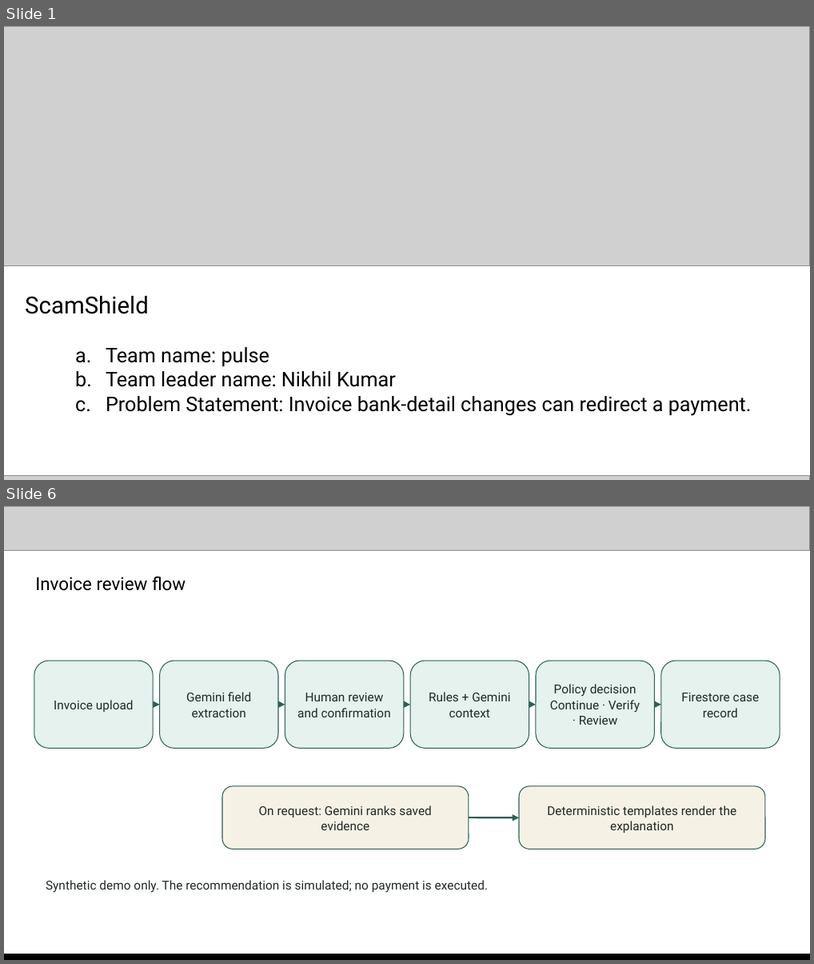
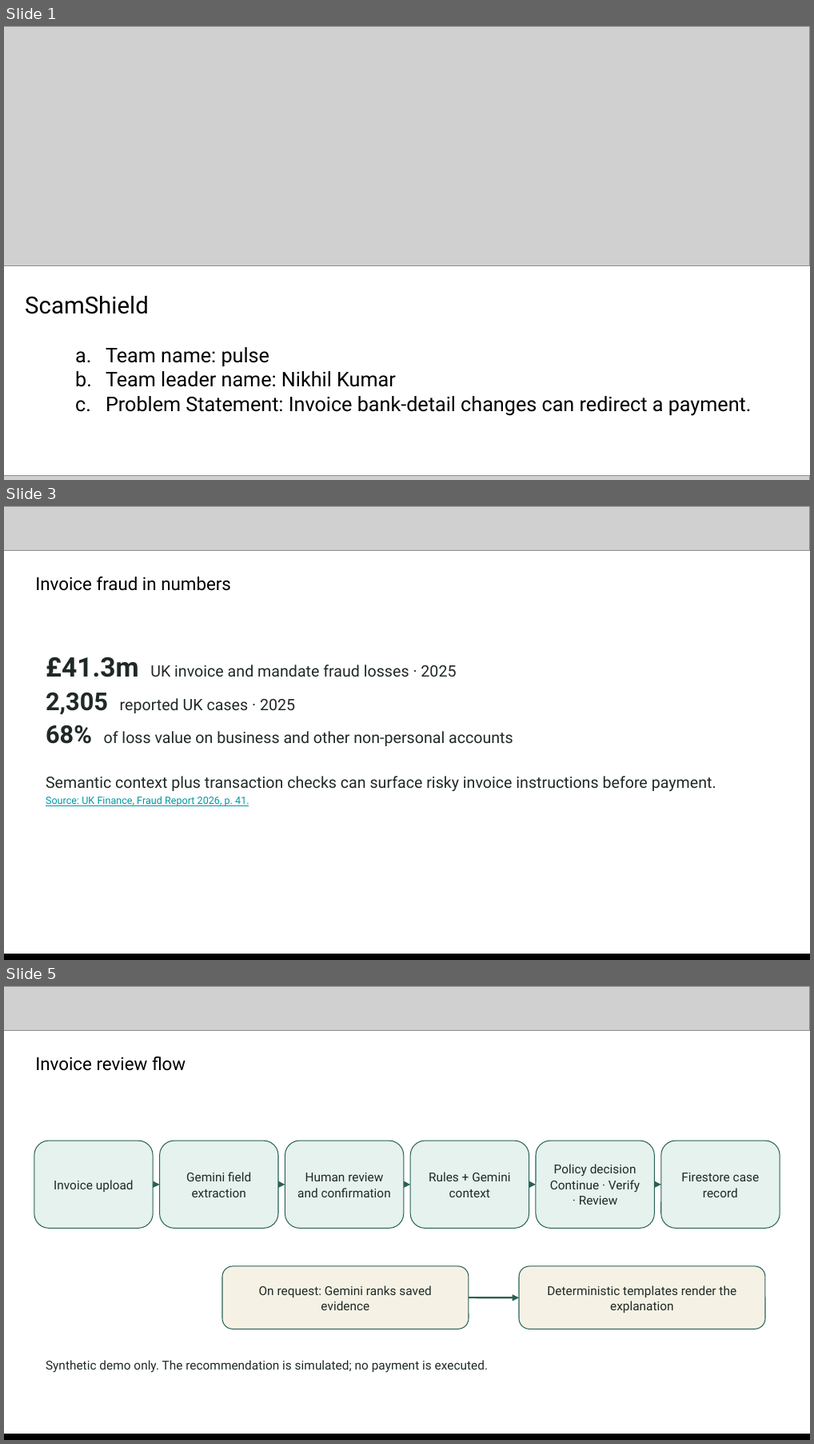
Before and after one commit to NikhilBudaniya/scamshield, a slide deck: artifacts/scamshield-hack2skill-submission.pptx. Shown one above the other, each under a label of ours: slides 1 and 6 before the commit, slides 1, 3 and 5 after it; the slides between them are not shown. The pictures are 814x964 and 814x1444 pixels, drawn with LibreOffice and Linux fonts; fonts in the diff are those of the drawing; grey boxes stand for pictures. Boxes give left, top, right and bottom in pixels: in the first picture for what was removed or moved away, otherwise in the second. Text is boxed around its words. In the diff, an @@ line names an element or a change of style, - is before the commit and + after.

Commit message:
Strengthen hybrid fraud pitch with sourced invoice fraud figures

```diff
--- a/artifacts/scamshield-hack2skill-submission.pptx
+++ b/artifacts/scamshield-hack2skill-submission.pptx
@@ slide 3 added at bbox=[4, 506, 810, 960], background #FFFFFF @@
@@ picture added at bbox=[4, 506, 810, 550] @@
@@ text added at bbox=[35, 576, 231, 591], 16 pt, text #000000 @@
+Invoice fraud in numbers
@@ text added at bbox=[46, 656, 717, 806], 14 pt, text #1F2926 @@
+£41.3m UK invoice and mandate fraud losses · 2025
+2,305 reported UK cases · 2025
+68% of loss value on business and other non-personal accounts
+Semantic context plus transaction checks can surface risky invoice instructions before payment.
+Source: UK Finance, Fraud Report 2026, p. 41.
@@ picture added at bbox=[4, 955, 810, 960] @@
@@ rectangle added at bbox=[4, 953, 810, 960], fill #000000 @@
@@ what was slide 6 is now slide 5 @@
```
Also in this commit, not shown: 8 slides changed, 1 other slide added, 4 slides removed, 3 other files.
